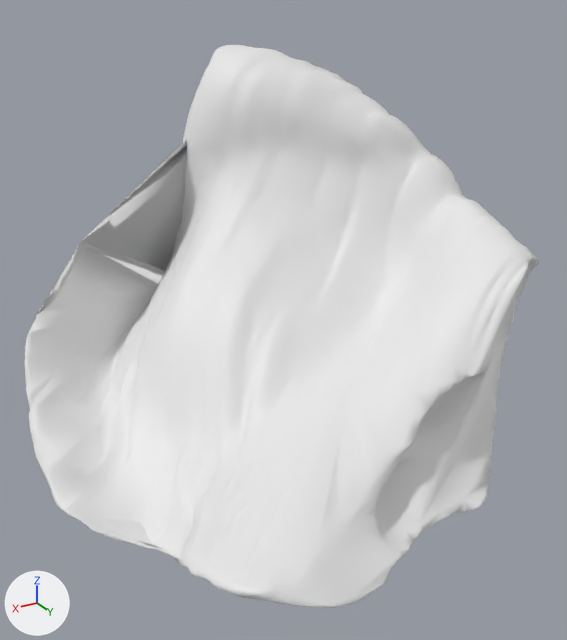
Before and after pictures for a commit that changed the glTF model dist/assets/skullbase-v3/pf_pons__men_petroclival.glb.
The view is the same before and after, from a camera (50 mm lens) standing at (25.4, 38.1, -14.4) and looking at (4.7, 3.6, -31.7). The axes (+X, +Y, +Z) are drawn at lower left. The lights are the same throughout. The first picture is the older version.

The first picture shows 'R'.
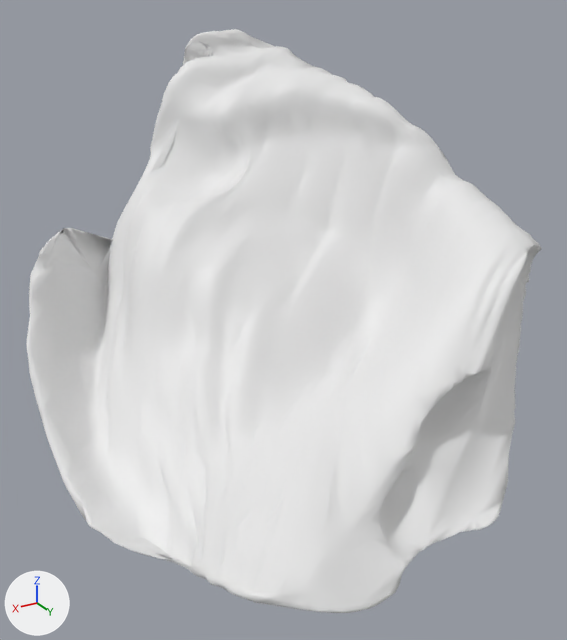
What differs and where, as boxes (x1, y1, x2, y2) in the pictures (567 x 640 px):
```json
{"object": "R", "change": "reshaped, moved, rescaled", "before": [25, 45, 540, 608], "after": [26, 29, 542, 613]}
```

Edits to the scene script, one JSON object a line:
```json
{"block": "me_r", "where": "# used by ob_r; location = (5.37, 2.79, -30.3); scale = (14.1, 14.1, 14.1)"}
{"op": "remove", "block": "me_r", "code": "me_r.from_pydata(...)  # 5086 vertices, 10171 faces; spans x -0.94..0.94, y -1.0..1.0, z -0.88..0.88"}
{"op": "add", "block": "me_r", "code": "me_r.from_pydata(...)  # 5086 vertices, 10171 faces; spans x -0.94..0.94, y -0.99..0.99, z -1.0..1.0"}
{"block": "me_r", "change": "me_r part 1: 5085 of 5086 vertices moved; they spanned x -0.94..0.94, y -1.0..1.0, z -0.88..0.88 and now span x -0.94..0.94, y -0.99..0.99, z -1.0..1.0; mean shift (0.04, -0.06, 0.0); largest move (0.05, -0.71, -0.14) -> (0.64, -0.73, 0.23)"}
{"op": "set", "path": "ob_r.location", "old": "(5.37, 2.79, -30.3)", "new": "(4.74, 3.41, -30.83)"}
{"op": "set", "path": "ob_r.scale", "old": "(14.1, 14.1, 14.1)", "new": "(13.7, 13.7, 13.7)"}
```
